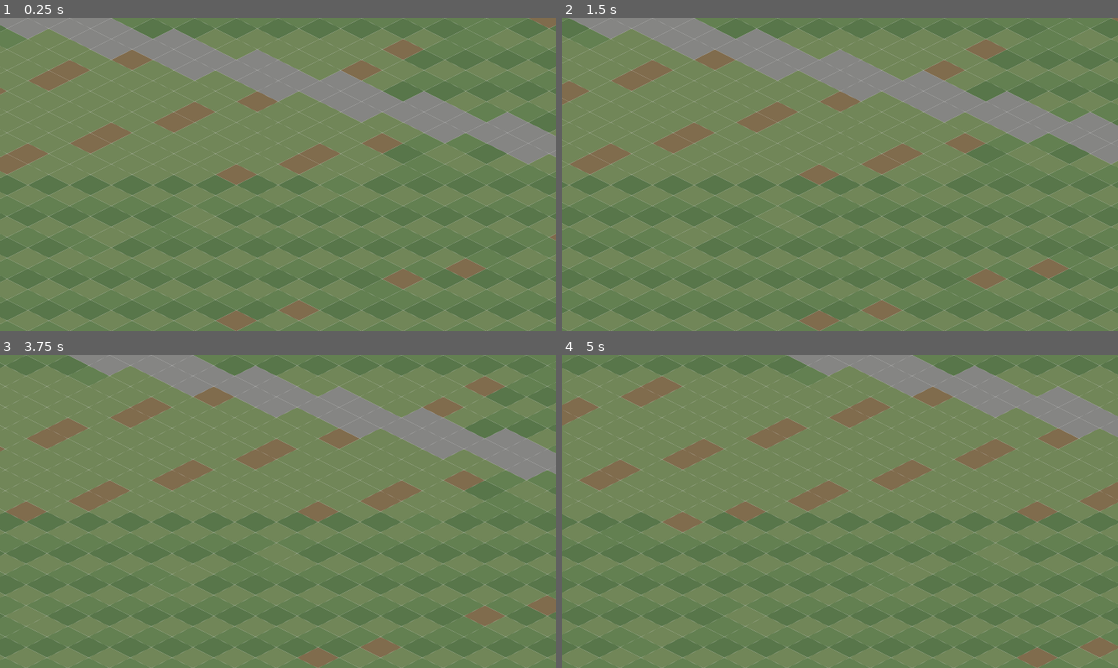
Above: before the commit, frames 1-4 (two rows, left to right).
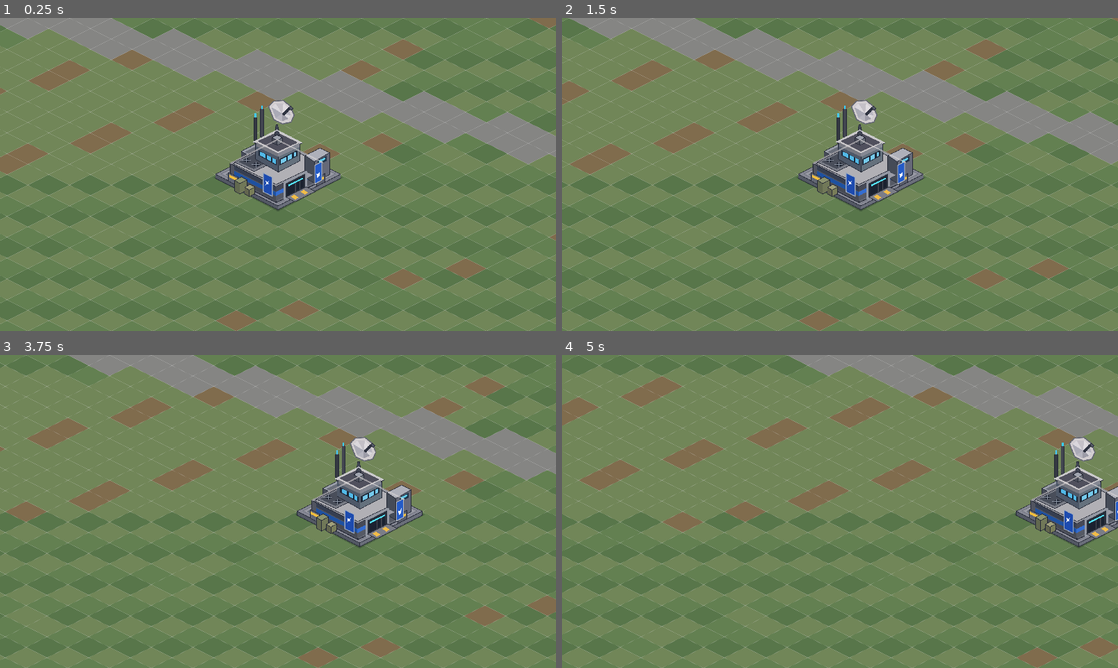
Above: after the commit, the same moments.

Repository: AlmightyTank/WebRTS
Game: Godot game, scene res://scenes/battlefield.tscn
Same seed, same stepped clock (60 frames per second), same inputs: the game is played once before the commit and once after it.
Inputs (mouse positions are in pixels of both pictures, inside the frame that each line leads up to):
- Up to frame 1 (0.25 s): no input
- Up to frame 2 (1.5 s): tap Enter at 0.5 s; move the mouse to (962, 158) at 0.52 s; hold D 0.53-1.25 s; click (962, 158) at 0.67 s; tap Space at 1.25 s; drag from (728, 190) to (812, 237) at 1.27 s
- Up to frame 3 (3.75 s): tap Enter at 2, 3.5 s; move the mouse to (333, 442) at 2.02 s; hold D 2.03-2.75 s; tap Space at 2.75 s; drag from (250, 574) to (111, 464) at 2.77 s; move the mouse to (444, 558) at 3.52 s; hold A from 3.53 s (still down)
- Up to frame 4 (5 s): release A at 4.25 s; drag from (673, 464) to (756, 433) at 4.27 s

The runs differ from the first frame. In frame 1, 3.7% of the frame differs, in the area x 38-62%, y 26-62%; in frame 2, 3.7%; in frame 3, 3.7%, in the area x 53-77%, y 26-62%; in frame 4, 3.3%.

Commit message:
feat(godot): add low-poly isometric Command Center prototype

Diff:
--- /dev/null
+++ b/godot/assets/buildings/command_center.svg
@@ -0,0 +1,89 @@
+<svg xmlns="http://www.w3.org/2000/svg" width="620" height="510" viewBox="0 0 620 510">
+<title>Meridian Warfront - Command Center</title>
+<!-- Transparent low-poly sprite source. Foundation matches a 3x3 iso footprint. -->
+<g stroke="#252936" stroke-width="2" stroke-linejoin="round">
+<path d="M69 342L310 218L553 342L310 468Z" fill="#080e18" fill-opacity=".25" stroke="none"/>
+<path d="M77 329L310 213L543 329L310 447Z" fill="#868894"/>
+<path d="M77 329L310 447L310 461L77 344Z" fill="#535864"/>
+<path d="M310 447L543 329L543 344L310 461Z" fill="#6a6e7a"/>
+<path d="M99 328L310 222L523 328L310 436Z" fill="#9a9ba5" stroke="#747783" stroke-width="3"/>
+<path d="M113 330L310 231L506 330L310 428Z" fill="#6c727c" stroke="none"/>
+<path d="M173 244L276 192L370 242L266 295Z" fill="#9ba0aa"/>
+<path d="M173 244L266 295L266 332L173 281Z" fill="#454a56"/>
+<path d="M266 295L370 242L370 283L266 332Z" fill="#5e626f"/>
+<path d="M186 246L276 202L354 242L266 285Z" fill="#6a6f7a" stroke="none"/>
+<path d="M132 289L307 201L478 286L303 376Z" fill="#93959e" stroke-width="3"/>
+<path d="M132 289L303 376L303 434L132 346Z" fill="#515460" stroke-width="3"/>
+<path d="M303 376L478 286L478 353L303 434Z" fill="#696d78" stroke-width="3"/>
+<path d="M143 290L305 208L467 289L303 367Z" fill="#b1b0b5"/>
+<path d="M148 299L302 376L302 393L148 313Z" fill="#363e50" stroke="none"/>
+<path d="M302 376L463 296L463 316L302 395Z" fill="#464956" stroke="none"/>
+<path d="M148 317L302 395L302 410L148 333Z" fill="#1e51a1" stroke="none"/>
+<path d="M302 395L463 316L463 329L302 410Z" fill="#346dd0" stroke="none"/>
+<path d="M148 335L302 410L302 429L148 344Z" fill="#474a53" stroke="none"/>
+<path d="M302 410L463 329L463 351L302 429Z" fill="#565a65" stroke="none"/>
+<path d="M148 284L224 247L297 282L221 319Z" fill="#7a7d87"/>
+<path d="M163 283L225 253L280 280L220 310Z" fill="#494e5a" stroke="none"/>
+<path d="M178 277L194 269L209 277L193 285Z" fill="#1d2533"/>
+<path d="M213 293L230 285L245 293L229 301Z" fill="#1d2533"/>
+<path d="M175 277L208 277M193 267L193 287M211 293L244 293M228 283L228 303" stroke="#8d95a3" stroke-width="2"/>
+<path d="M220 203L220 119L226 115L232 119L232 207Z" fill="#343842"/>
+<path d="M223 117L223 103L229 103L229 117Z" fill="#44caff" stroke="none"/>
+<path d="M244 190L244 88L250 84L256 88L256 194Z" fill="#424550"/>
+<path d="M247 87L247 74L253 74L253 87Z" fill="#36d0ff" stroke="none"/>
+<path d="M226 215L305 176L392 219L311 261Z" fill="#9699a5"/>
+<path d="M226 215L311 261L311 321L226 273Z" fill="#4e5868"/>
+<path d="M311 261L392 219L392 279L311 321Z" fill="#65717d"/>
+<path d="M237 239L306 276L306 297L237 259Z" fill="#1c2737" stroke="none"/>
+<path d="M244 245L263 254L263 270L244 260ZM269 257L285 266L285 282L269 273ZM290 268L301 274L301 291L290 285Z" fill="#52b9e7" stroke="none"/>
+<path d="M315 273L383 239L383 261L315 297Z" fill="#1c2737" stroke="none"/>
+<path d="M321 274L340 265L340 281L321 290ZM346 261L363 252L363 269L346 278ZM369 249L378 245L378 260L369 265Z" fill="#75caec" stroke="none"/>
+<path d="M218 210L306 165L400 213L311 255Z" fill="#cac7c9" stroke-width="3"/>
+<path d="M234 206L306 173L384 211L310 245Z" fill="#50505d" stroke="none"/>
+<path d="M231 211L310 251L310 264L231 226Z" fill="#757780" stroke="none"/>
+<path d="M310 251L390 212L390 227L310 265Z" fill="#858893" stroke="none"/>
+<path d="M288 193L306 183L326 193L307 204Z" fill="#a0a4af"/>
+<path d="M288 193L307 204L307 221L288 212Z" fill="#4a4d59"/>
+<path d="M307 204L326 193L326 212L307 221Z" fill="#6c707a"/>
+<path d="M298 183L302 145L309 145L316 183Z" fill="#3f4452"/>
+<path d="M275 77L294 57L330 55L357 77L370 110L359 135L327 142L295 127Z" fill="#d2cdd0" stroke="#636672" stroke-width="4"/>
+<path d="M286 80L302 66L330 65L348 82L357 110L349 123L325 132L301 120Z" fill="#a4a5af" stroke="none"/>
+<path d="M286 80L325 103L302 66Z" fill="#dad7dc" stroke="none"/>
+<path d="M302 66L325 103L330 65Z" fill="#c4c0c7" stroke="none"/>
+<path d="M330 65L325 103L348 82Z" fill="#e0dce0" stroke="none"/>
+<path d="M348 82L325 103L357 110Z" fill="#b7b5c0" stroke="none"/>
+<path d="M357 110L325 103L349 123Z" fill="#d9d7dc" stroke="none"/>
+<path d="M349 123L325 103L325 132Z" fill="#9c9ba7" stroke="none"/>
+<path d="M325 132L325 103L301 120Z" fill="#b6b5bf" stroke="none"/>
+<path d="M301 120L325 103L286 80Z" fill="#aaaab6" stroke="none"/>
+<path d="M326 105L351 80L357 85L333 110Z" fill="#2e3341" stroke-width="2"/>
+<path d="M350 80L358 76L367 86L359 92Z" fill="#545966" stroke-width="2"/>
+<path d="M410 260L466 232L502 249L445 282Z" fill="#aeb0ba"/>
+<path d="M445 282L502 249L502 330L445 362Z" fill="#666978"/>
+<path d="M410 260L445 282L445 362L410 341Z" fill="#454b57"/>
+<path d="M458 277L492 260L492 279L458 296Z" fill="#203449" stroke="none"/>
+<path d="M463 277L487 266L487 273L463 286Z" fill="#62ccea" stroke="none"/>
+<path d="M336 361L415 321L440 332L361 373Z" fill="#9c9da8" stroke="none"/>
+<path d="M335 361L415 320L415 380L335 421Z" fill="#292f3b" stroke="#9398a3" stroke-width="8"/>
+<path d="M344 368L405 337L405 377L344 409Z" fill="#1b2230" stroke="none"/>
+<path d="M375 355L375 394M391 347L391 386" stroke="#4a4c55" stroke-width="3"/>
+<path d="M348 368L404 341L404 346L348 375Z" fill="#55e6fc" stroke="none"/>
+<path d="M339 414L415 376L449 393L374 431Z" fill="#7b7d87"/>
+<path d="M357 412L371 405L387 416L374 423ZM394 394L406 387L422 397L410 405Z" fill="#f2bd48" stroke="none"/>
+<path d="M126 323L161 340L161 373L126 355Z" fill="#626774"/>
+<path d="M128 330L158 345L158 355L128 340Z" fill="#f2be3d" stroke="none"/>
+<path d="M453 342L485 326L485 358L453 375Z" fill="#585c6a"/>
+<path d="M457 350L481 337L481 346L457 361Z" fill="#edbe46" stroke="none"/>
+<path d="M255 324L289 341L289 411L255 394Z" fill="#1d4baf" stroke="#9ba8be" stroke-width="3"/>
+<path d="M447 296L473 282L473 351L447 365Z" fill="#245bc7" stroke="#b4b8c0" stroke-width="3"/>
+<path d="M263 352L271 359L278 352L273 363L280 367L269 365L262 372L266 362Z" fill="#f0f4fc" stroke="none"/>
+<path d="M453 328L460 327L466 317L465 334L457 343L455 338Z" fill="#f0f4fc" stroke="none"/>
+<path d="M149 352L174 339L194 350L168 364Z" fill="#8c936e"/>
+<path d="M149 352L168 364L168 403L149 392Z" fill="#62694f"/>
+<path d="M168 364L194 350L194 388L168 403Z" fill="#717858"/>
+<path d="M186 378L206 367L224 377L203 388Z" fill="#a1a07b"/>
+<path d="M186 378L203 388L203 412L186 402Z" fill="#62654e"/>
+<path d="M203 388L224 377L224 401L203 412Z" fill="#797d59"/>
+<path d="M132 289L307 201L478 286" stroke="#dfd8d8" stroke-width="5" fill="none" opacity=".55"/>
+<path d="M218 210L306 165L400 213" stroke="#ededed" stroke-width="4" fill="none" opacity=".8"/>
+</g></svg>
--- /dev/null
+++ b/godot/scenes/buildings/command_center.tscn
@@ -0,0 +1,15 @@
+[gd_scene load_steps=3 format=3]
+
+[ext_resource type="Script" path="res://scripts/buildings/command_center.gd" id="1"]
+[ext_resource type="Texture2D" path="res://assets/buildings/command_center.svg" id="2"]
+
+[node name="CommandCenter" type="Node2D"]
+z_index = 2
+script = ExtResource("1")
+
+[node name="BuildingSprite" type="Sprite2D" parent="."]
+texture = ExtResource("2")
+centered = false
+offset = Vector2(-310, -330)
+scale = Vector2(0.825, 0.825)
+texture_filter = 1
--- a/godot/scripts/battlefield.gd
+++ b/godot/scripts/battlefield.gd
@@ -11,15 +11,23 @@
 var camera: Camera2D
 var terrain: TileMapLayer
 var dragging := false
+const COMMAND_CENTER_SCENE: PackedScene = preload("res://scenes/buildings/command_center.tscn")
 
 func _ready() -> void:
 	_build_terrain()
+	_spawn_initial_command_center()
 	camera = Camera2D.new()
 	camera.name = "RTSCamera"
 	add_child(camera)
 	camera.enabled = true
 	camera.position = tile_to_world(Vector2i(WIDTH / 2, HEIGHT / 2))
 	camera.zoom = Vector2(0.75, 0.75)
+
+func _spawn_initial_command_center() -> void:
+	# Initial static headquarters preview; interactive placement is scheduled for v0.3.
+	var headquarters := COMMAND_CENTER_SCENE.instantiate()
+	add_child(headquarters)
+	headquarters.place_on_grid(terrain, Vector2i(WIDTH / 2, HEIGHT / 2))
 
 func _make_atlas_image() -> Image:
 	var atlas := Image.create(TILE_W * 3, TILE_H * 2, false, Image.FORMAT_RGBA8)
--- /dev/null
+++ b/godot/scripts/buildings/command_center.gd
@@ -0,0 +1,22 @@
+extends Node2D
+## Low-poly Command Center sprite anchor and occupied tile metadata.
+## Construction, ownership and combat systems will follow in v0.3.
+const FOOTPRINT := Vector2i(3, 3)
+@export var center_cell := Vector2i(32, 32)
+@export var team_id: int = 0
+@export var max_health: int = 3000
+var health: int = 3000
+
+func _ready() -> void:
+	health = max_health
+
+func place_on_grid(tile_map: TileMapLayer, cell: Vector2i) -> void:
+	center_cell = cell
+	position = tile_map.map_to_local(cell)
+
+func occupied_cells() -> Array[Vector2i]:
+	var cells: Array[Vector2i] = []
+	for y in range(-1, 2):
+		for x in range(-1, 2):
+			cells.append(center_cell + Vector2i(x, y))
+	return cells
Not shown, added: docs/COMMAND-CENTER-LOW-POLY.md
Not shown, changed: godot/README.md
Not shown, added: tests/godot-command-center.test.js
